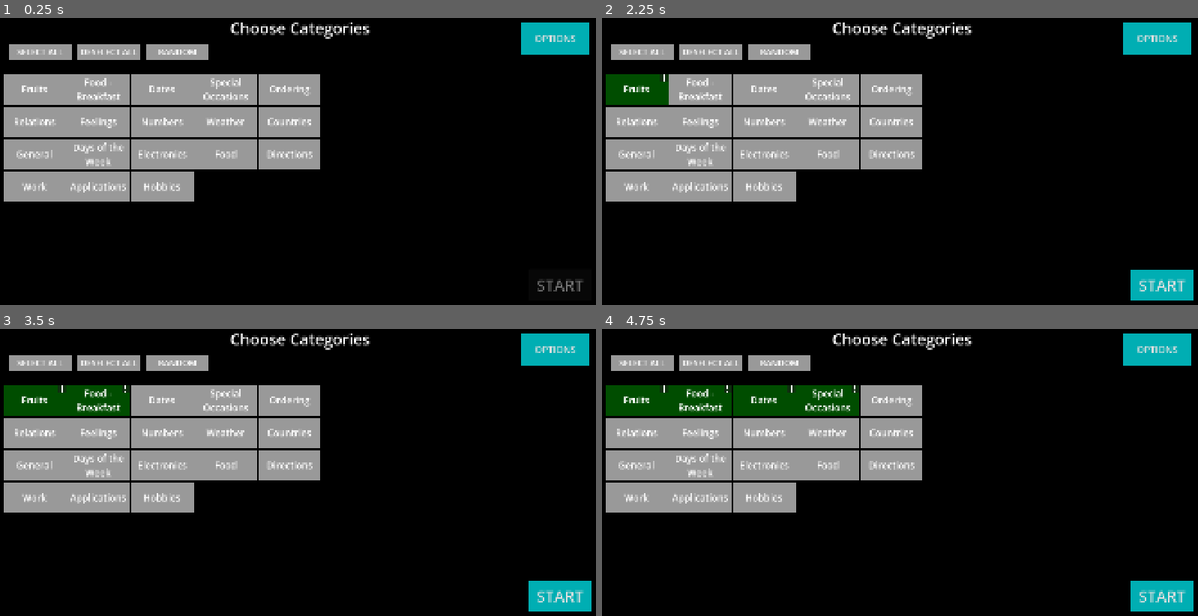
Above: before the commit, frames 1-4 (two rows, left to right).
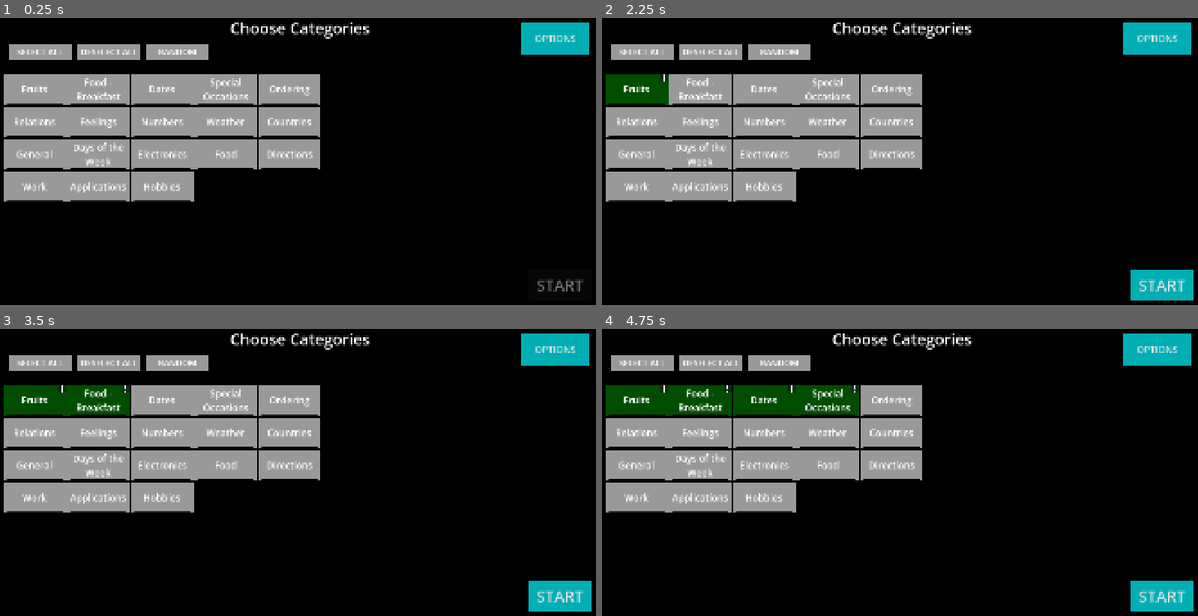
Above: after the commit, the same moments.

Repository: mathew-tran/chinese-learner
Game: Godot game, scene res://Scenes/Main.tscn
Same seed, same stepped clock (60 frames per second), same inputs: the game is played once before the commit and once after it.
Inputs (mouse positions are in pixels of both pictures, inside the frame that each line leads up to):
- Up to frame 1 (0.25 s): no input
- Up to frame 2 (2.25 s): click (911, 207) at 0.52 s; type "Alex" at 0.6 s; click "Resource" at 1.25 s; click "Fruits" at 2 s
- Up to frame 3 (3.5 s): click "Food - Breakfast" at 2.75 s
- Up to frame 4 (4.75 s): click "Dates" at 3.5 s; click "Special Occasions" at 4.25 s

The runs differ from the first frame. In frame 1, 0.9% of the frame differs, in the area x 1-54%, y 29-64%; in frame 2, 0.9%; in frame 3, 0.9%; in frame 4, 0.9%.
Error in both runs: Invalid access of index '0' on a base object of type: 'PackedStringArray'. (res://Scripts/Autoloads/Helper.gd:10)

Commit message:
players can see matery of modules at selection screen

Diff:
--- a/Content/Topics/Directions/Sentence_Direction_WhereIsTheGarbageCan.tres
+++ b/Content/Topics/Directions/Sentence_Direction_WhereIsTheGarbageCan.tres
@@ -4,7 +4,7 @@
 
 [resource]
 script = ExtResource("1_2liwh")
-Sentence = "垃圾桶在哪里"
+Sentence = "垃圾在哪里"
 TranslatedSentence = "Where is the garbage can?"
-Pinyin = "Lèsè tǒng zài nǎlǐ"
+Pinyin = "Lèsè zài nǎlǐ"
 metadata/_custom_type_script = "uid://clouyvwi1n3sy"
--- a/DataTypes/ModuleData.gd
+++ b/DataTypes/ModuleData.gd
@@ -7,3 +7,17 @@
 
 func GetData():
 	return Helper.GetAllFilePaths(Topic)
+
+func GetModuleCompletionPercent():
+	var data = GetData()
+	var masteredSentences = 0
+	var totalSentences = len(data)
+	for sentence in data:
+		var sentenceData = load(sentence) as SentenceData
+		var gameResult = sentenceData.GetResultData()
+		if gameResult:
+			var resultData = ResultData.new()
+			resultData.CombineResult(gameResult)
+			if resultData.IsMastered():
+				masteredSentences += 1
+	return float(masteredSentences) / float(totalSentences)
--- a/DataTypes/ResultData.gd
+++ b/DataTypes/ResultData.gd
@@ -36,11 +36,11 @@
 
 func GetTotalGuesses():
 	var result = Correct + Skipped + Tries
-	if result == 0:
-		return 1
 	return result
 
 func GetGrade():
+	if GetTotalGuesses() == 0:
+		return "???"
 	return Helper.GetGrade(float(GetCorrectGuesses())/ float(GetTotalGuesses()))
 
 func IsMastered():
--- a/Prefabs/CategoryInfo.tscn
+++ b/Prefabs/CategoryInfo.tscn
@@ -1,12 +1,25 @@
-[gd_scene load_steps=6 format=3 uid="uid://ns5w07dr7x6n"]
+[gd_scene load_steps=9 format=3 uid="uid://ns5w07dr7x6n"]
 
 [ext_resource type="Script" uid="uid://c4v8rtyt3k7a4" path="res://Scripts/CategoryInfo.gd" id="1_wqy42"]
 [ext_resource type="PackedScene" uid="uid://bdcgtnp5tpbay" path="res://Prefabs/exit_button.tscn" id="2_bo8vk"]
 [ext_resource type="PackedScene" uid="uid://fbs0uuh22fl0" path="res://Prefabs/SentenceHistoryButton.tscn" id="2_ijrqy"]
 [ext_resource type="Script" uid="uid://ygqix8iiyorj" path="res://Scripts/ResultTypeContainer.gd" id="4_p1atu"]
+[ext_resource type="Texture2D" uid="uid://jqit24a50vlk" path="res://Art/Info.png" id="5_66qnl"]
+[ext_resource type="Script" uid="uid://lgksegrmp27y" path="res://Scripts/MasteredSentencesInfo.gd" id="6_00u63"]
 
 [sub_resource type="StyleBoxFlat" id="StyleBoxFlat_4kpch"]
 bg_color = Color(0, 0, 0, 0.901961)
+
+[sub_resource type="StyleBoxFlat" id="StyleBoxFlat_5nc3o"]
+content_margin_left = 10.0
+content_margin_top = 10.0
+content_margin_right = 10.0
+content_margin_bottom = 10.0
+bg_color = Color(0, 0.64657, 0.612211, 1)
+border_width_left = 3
+border_width_top = 3
+border_width_right = 3
+border_width_bottom = 3
 
 [node name="CategoryInfo" type="Panel"]
 custom_minimum_size = Vector2(1920, 1080)
@@ -109,6 +122,36 @@
 text = "0"
 vertical_alignment = 1
 
+[node name="MasteredSentencesInfo" type="Button" parent="VBoxContainer/VBoxContainer/Mastered/Value"]
+custom_minimum_size = Vector2(20, 20)
+layout_mode = 0
+offset_left = 23.0769
+offset_top = 5.38461
+offset_right = 43.0769
+offset_bottom = 25.3846
+icon = ExtResource("5_66qnl")
+icon_alignment = 1
+expand_icon = true
+script = ExtResource("6_00u63")
+
+[node name="Label" type="Label" parent="VBoxContainer/VBoxContainer/Mastered/Value/MasteredSentencesInfo"]
+layout_mode = 1
+anchors_preset = 7
+anchor_left = 0.5
+anchor_top = 1.0
+anchor_right = 0.5
+anchor_bottom = 1.0
+offset_left = 11.3846
+offset_top = -27.0769
+offset_right = 745.385
+offset_bottom = 6.92307
+grow_horizontal = 2
+grow_vertical = 0
+theme_override_font_sizes/font_size = 20
+theme_override_styles/normal = SubResource("StyleBoxFlat_5nc3o")
+text = "Master sentences by getting an \"A\" and guessing correctly at least 10 times!"
+vertical_alignment = 1
+
 [node name="Hidden" type="HBoxContainer" parent="VBoxContainer/VBoxContainer"]
 layout_mode = 2
 script = ExtResource("4_p1atu")
@@ -127,3 +170,5 @@
 vertical_alignment = 1
 
 [connection signal="button_up" from="ExitButton" to="." method="_on_exit_button_button_up"]
+[connection signal="mouse_entered" from="VBoxContainer/VBoxContainer/Mastered/Value/MasteredSentencesInfo" to="VBoxContainer/VBoxContainer/Mastered/Value/MasteredSentencesInfo" method="_on_mouse_entered"]
+[connection signal="mouse_exited" from="VBoxContainer/VBoxContainer/Mastered/Value/MasteredSentencesInfo" to="VBoxContainer/VBoxContainer/Mastered/Value/MasteredSentencesInfo" method="_on_mouse_exited"]
--- a/Prefabs/ModuleButton.tscn
+++ b/Prefabs/ModuleButton.tscn
@@ -8,6 +8,20 @@
 [sub_resource type="StyleBoxFlat" id="StyleBoxFlat_3v3jo"]
 
 [sub_resource type="StyleBoxFlat" id="StyleBoxFlat_3q1bb"]
+
+[sub_resource type="StyleBoxFlat" id="StyleBoxFlat_qwh0j"]
+bg_color = Color(0, 0, 0, 1)
+corner_radius_top_left = 10
+corner_radius_top_right = 10
+corner_radius_bottom_right = 10
+corner_radius_bottom_left = 10
+
+[sub_resource type="StyleBoxFlat" id="StyleBoxFlat_44wby"]
+bg_color = Color(1, 1, 1, 1)
+corner_radius_top_left = 10
+corner_radius_top_right = 10
+corner_radius_bottom_right = 10
+corner_radius_bottom_left = 10
 
 [node name="Button" type="Button"]
 custom_minimum_size = Vector2(200, 100)
@@ -41,5 +55,26 @@
 icon_alignment = 1
 expand_icon = true
 
+[node name="ProgressBar" type="ProgressBar" parent="."]
+self_modulate = Color(0.196078, 1, 0.94902, 1)
+custom_minimum_size = Vector2(180, 3)
+layout_mode = 1
+anchors_preset = 7
+anchor_left = 0.5
+anchor_top = 1.0
+anchor_right = 0.5
+anchor_bottom = 1.0
+offset_left = -90.0
+offset_top = -6.0
+offset_right = 90.0
+offset_bottom = -3.0
+grow_horizontal = 2
+grow_vertical = 0
+theme_override_styles/background = SubResource("StyleBoxFlat_qwh0j")
+theme_override_styles/fill = SubResource("StyleBoxFlat_44wby")
+max_value = 1.0
+value = 0.3
+show_percentage = false
+
 [connection signal="button_up" from="." to="." method="_on_button_up"]
 [connection signal="button_up" from="InfoButton" to="." method="_on_info_button_button_up"]
--- a/Prefabs/exit_button.tscn
+++ b/Prefabs/exit_button.tscn
@@ -1,4 +1,13 @@
-[gd_scene format=3 uid="uid://bdcgtnp5tpbay"]
+[gd_scene load_steps=4 format=3 uid="uid://bdcgtnp5tpbay"]
+
+[sub_resource type="StyleBoxFlat" id="StyleBoxFlat_eo8ym"]
+bg_color = Color(0, 0.69041, 0.659262, 1)
+
+[sub_resource type="StyleBoxFlat" id="StyleBoxFlat_cbo0s"]
+bg_color = Color(0, 0.69041, 0.659262, 1)
+
+[sub_resource type="StyleBoxFlat" id="StyleBoxFlat_rrep2"]
+bg_color = Color(0, 0.69041, 0.659262, 1)
 
 [node name="ExitButton" type="Button"]
 custom_minimum_size = Vector2(200, 50)
@@ -13,4 +22,8 @@
 offset_bottom = -15.0
 grow_horizontal = 2
 grow_vertical = 0
+theme_override_font_sizes/font_size = 60
+theme_override_styles/hover = SubResource("StyleBoxFlat_eo8ym")
+theme_override_styles/pressed = SubResource("StyleBoxFlat_cbo0s")
+theme_override_styles/normal = SubResource("StyleBoxFlat_rrep2")
 text = "X"
--- a/Scripts/Autoloads/GameData.gd
+++ b/Scripts/Autoloads/GameData.gd
@@ -44,7 +44,7 @@
 	if Data.has("Results"):
 		if Data["Results"].has(resourceID):
 			return Data["Results"][resourceID]
-	return ResultData.new().GetData()
+	return null
 
 func UpdateResult(resultData : ResultData):
 	var resourceID = resultData.Sentence.GetUniqueID()
--- a/Scripts/CategoryInfo.gd
+++ b/Scripts/CategoryInfo.gd
@@ -23,11 +23,14 @@
 
 	for sentence in sentences:
 		var instance =  SentenceHistoryButtonClass.instantiate()
-		instance.SentenceRef = load(sentence)
+		var sentenceData = load(sentence) as SentenceData
+		instance.SentenceRef = sentenceData
 		SentenceHolder.add_child(instance)
 
 		var sentenceResult = ResultData.new()
-		sentenceResult.CombineResult(instance.SentenceRef.GetResultData())
+
+		if sentenceData.GetResultData():
+			sentenceResult.CombineResult(sentenceData.GetResultData())
 
 		if sentenceResult.IsMastered():
 			masteredSentences += 1
--- a/Scripts/Game.gd
+++ b/Scripts/Game.gd
@@ -34,6 +34,7 @@
 	if CurrentState == STATE.SELECT_TEST:
 		$Selection.visible = true
 		Helper.SayTranslatedSentence("Choose a category")
+		$Selection.Refresh()
 	if CurrentState == STATE.DOING_TEST:
 		$Panel.visible = true
 	if CurrentState == STATE.RESULTS:
--- /dev/null
+++ b/Scripts/MasteredSentencesInfo.gd
@@ -0,0 +1,12 @@
+extends Button
+
+
+func _ready() -> void:
+	_on_mouse_exited()
+
+func _on_mouse_entered() -> void:
+	$Label.visible = true
+
+
+func _on_mouse_exited() -> void:
+	$Label.visible = false
--- a/Scripts/ModuleButton.gd
+++ b/Scripts/ModuleButton.gd
@@ -18,6 +18,11 @@
 	ModuleRef = module
 	ChangeState(STATE.DESELECTED)
 
+func Refresh():
+	$ProgressBar.value =  ModuleRef.GetModuleCompletionPercent()
+	if $ProgressBar.value >= 1:
+		$ProgressBar.self_modulate = Color.GOLD
+
 func ChangeState(newState : STATE):
 	CurrentState = newState
 	if CurrentState == STATE.SELECTED:
@@ -27,6 +32,7 @@
 		self_modulate = Color.WHITE
 		$InfoButton.visible = false
 	Updated.emit()
+	Refresh()
 
 func IsSelected():
 	return CurrentState == STATE.SELECTED
--- a/Scripts/SentenceHistoryButton.gd
+++ b/Scripts/SentenceHistoryButton.gd
@@ -21,13 +21,15 @@
 		TranslatedText.text = SentenceRef.TranslatedSentence
 		$HBoxContainer/Panel.self_modulate = Color.WHITE
 		$HBoxContainer/Panel/GradeBox.Setup(sentenceResult.GetCorrectGuesses(), sentenceResult.GetTotalGuesses())
+		$Mastered.visible = sentenceResult.IsMastered()
 	else:
 		PinyinText.text = "???"
 		TargetText.text = "???"
 		TranslatedText.text = "???"
 		self_modulate = Color.DARK_GRAY
 		$HBoxContainer/Panel.self_modulate = Color.BLACK
-	$Mastered.visible = sentenceResult.IsMastered()
+		$Mastered.visible = false
+
 
 
 
--- a/Scripts/TopicSelection.gd
+++ b/Scripts/TopicSelection.gd
@@ -39,6 +39,9 @@
 	ButtonPressed.emit()
 	visible = false
 
+func Refresh():
+	for module in Modules.get_children():
+		module.Refresh()
 
 func _on_random_select_button_button_up() -> void:
 	for module in Modules.get_children():
Not shown: 1 places in Prefabs/ModuleButton.tscn that only renumber resources
Not shown, added: Scripts/MasteredSentencesInfo.gd.uid
